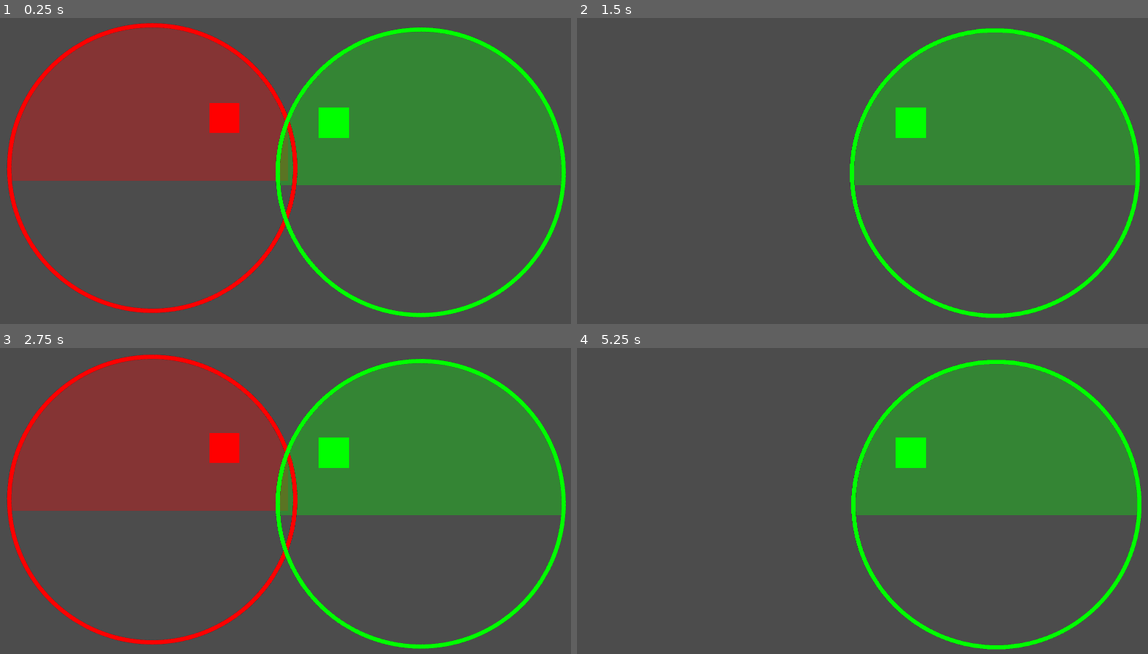
Above: before the commit, frames 1-4 (two rows, left to right).
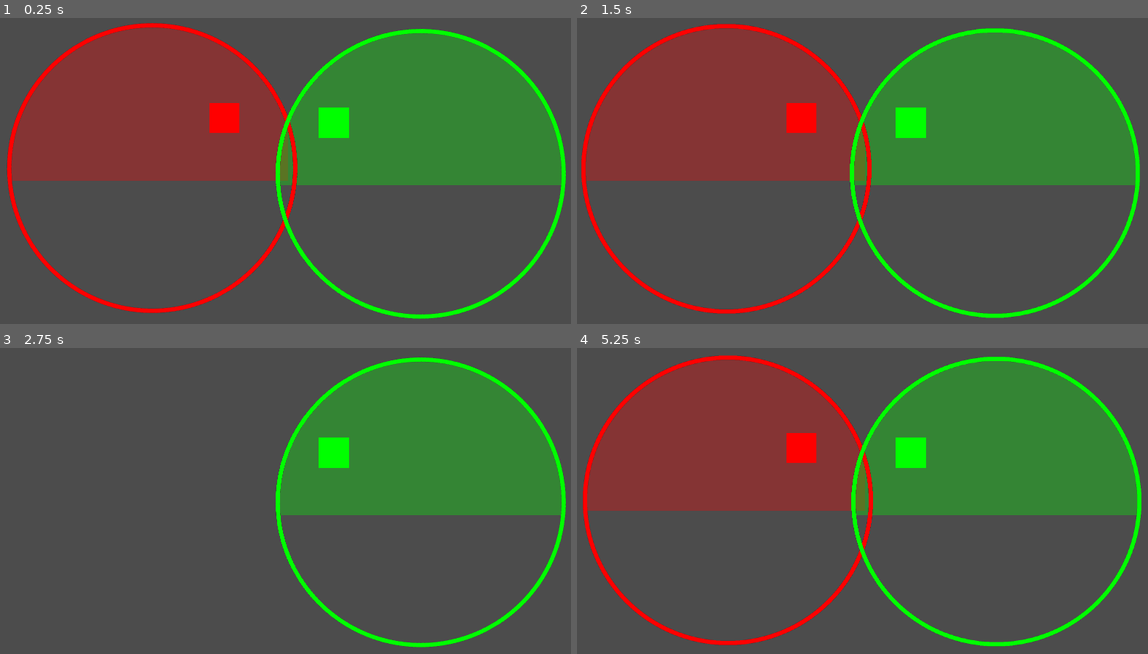
Above: after the commit, the same moments.

Repository: Option-2-Games/spectral-shift
Game: Godot game, scene res://tests/scenes/spectrum_merge_region/spectrum_merge_region_tester.tscn
The game is run twice, just before and just after one commit, with the same random seed, the same clock (stepped at 60 frames per second) and the same inputs. This scene is started directly instead of the project's main scene.
Inputs (mouse positions are in pixels of both pictures, inside the frame that each line leads up to):
- Up to frame 1 (0.25 s): no input
- Up to frame 2 (1.5 s): tap Enter (ui_accept) at 0.5, 0.77 s; move the mouse to (988, 152) at 0.52 s; hold Right (ui_right) 0.53-1.28 s; hold 1 (exclude_all_spectrums) 0.53-1.28 s; click (988, 152) at 0.67 s; move the mouse to (742, 186) at 1.27 s; hold Down (ui_down) from 1.28 s (still down); tap 4 (exclude_blue_spectrum) at 1.35 s
- Up to frame 3 (2.75 s): tap Enter (ui_accept) at 1.52 s; move the mouse to (342, 427) at 2.02 s; release Down (ui_down) at 2.03 s; hold Right (ui_right) from 2.03 s (still down); hold 3 (exclude_green_spectrum) from 2.03 s (still down)
- Up to frame 4 (5.25 s): move the mouse to (828, 565) at 2.77 s; release Right (ui_right) at 2.78 s; release 3 (exclude_green_spectrum) at 2.78 s; hold Up (ui_up) 2.78-3.53 s; tap 2 (exclude_red_spectrum) at 2.85 s; click (828, 565) at 2.92 s; tap Enter (ui_accept) at 3.02, 3.77, 4.52 s; move the mouse to (1033, 546) at 3.52 s; hold 7 (use_blue_spectrum) 3.53-4.28 s; hold Left (ui_left) 3.53-5.03 s; move the mouse to (685, 448) at 4.27 s; tap 6 (use_green_spectrum) at 4.35 s; move the mouse to (891, 497) at 5.02 s; hold Down (ui_down) from 5.03 s (still down); hold 5 (use_red_spectrum) from 5.03 s (still down); click (891, 497) at 5.17 s

The runs differ from the first frame. In frame 1, 1.4% of the frame differs, in the area x 48-100%, y 3-99%; in frame 2, 22%; in frame 3, 23%; in frame 4, 24%, in the area x 1-99%, y 2-99%.

Commit message:
Start creating player, removed spectrum check

Diff:
--- /dev/null
+++ b/objects/player.tscn
@@ -0,0 +1,34 @@
+[gd_scene load_steps=3 format=2]
+
+[ext_resource path="res://objects/spectrum_merge_region.tscn" type="PackedScene" id=1]
+
+[sub_resource type="RectangleShape2D" id=1]
+extents = Vector2( 75, 75 )
+
+[node name="Player" type="KinematicBody2D"]
+
+[node name="Collider" type="CollisionShape2D" parent="."]
+shape = SubResource( 1 )
+
+[node name="Body" type="Polygon2D" parent="."]
+polygon = PoolVector2Array( -75, -75, 75, -75, 75, 75, -75, 75 )
+
+[node name="RedRegion" parent="." instance=ExtResource( 1 )]
+collision_mask = 3
+
+[node name="Border" parent="RedRegion" index="1"]
+modulate = Color( 1, 0, 0, 1 )
+
+[node name="Region" parent="RedRegion/Border" index="0"]
+range_item_cull_mask = 2
+
+[node name="GreenRegion" parent="." instance=ExtResource( 1 )]
+
+[node name="Border" parent="GreenRegion" index="1"]
+modulate = Color( 1, 0, 0, 1 )
+
+[node name="Region" parent="GreenRegion/Border" index="0"]
+range_item_cull_mask = 2
+
+[editable path="RedRegion"]
+[editable path="GreenRegion"]
--- a/scripts/mergable.gd
+++ b/scripts/mergable.gd
@@ -6,27 +6,15 @@
 ## Number of regions that is merging this object
 var _merges_count: int = 0
 
-## This object's region as a bitwise int
-onready var _my_spectrum = get_collision_layer()
 
-
-func entered_merge_region(region_spectrum: int) -> void:
-	# Only affect matching spectrums
-	if region_spectrum != _my_spectrum:
-		return
-
-	# Merge
+func entered_merge_region() -> void:
 	_merges_count += 1
 	if _merges_count == 1:
 		self.set_collision_layer_bit(0, true)
 		self.set_collision_mask_bit(0, true)
 
 
-func exited_merge_region(region_spectrum: int) -> void:
-	# Only affect matching spectrums
-	if region_spectrum != _my_spectrum:
-		return
-
+func exited_merge_region() -> void:
 	if _merges_count > 0:
 		_merges_count -= 1
 	if _merges_count == 0:
--- a/scripts/spectrum_merge_region.gd
+++ b/scripts/spectrum_merge_region.gd
@@ -1,7 +1,4 @@
 extends Area2D
-
-## Region's spectrum as bitwise int
-onready var _region_spectrum = ($Border/Region as Light2D).get_item_cull_mask()
 
 
 ## Start spin animation
@@ -30,7 +27,7 @@
 ## @param object: object that entered
 func _handle_entered(object) -> void:
 	if object.has_method("entered_merge_region"):
-		object.entered_merge_region(_region_spectrum)
+		object.entered_merge_region()
 
 
 ## Handle objects exiting region
@@ -39,7 +36,7 @@
 ## @param object: object that exited
 func _handle_exited(object) -> void:
 	if object.has_method("exited_merge_region"):
-		object.exited_merge_region(_region_spectrum)
+		object.exited_merge_region()
 
 
 func _on_area_entered(area: Area2D) -> void:
--- a/tests/scenes/spectrum_merge_region/spectrum_merge_region_tester.gd
+++ b/tests/scenes/spectrum_merge_region/spectrum_merge_region_tester.gd
@@ -1,10 +1,10 @@
 extends Node2D
 
 # Components
-onready var _merge_region = $SpectrumMergeRegion
+onready var _merge_region = $RedRegion
 
 # Properties
-var _merge_region_open = false
+var _merge_region_open = true
 
 
 func _input(event: InputEvent) -> void:
--- a/tests/scenes/spectrum_merge_region/spectrum_merge_region_tester.tscn
+++ b/tests/scenes/spectrum_merge_region/spectrum_merge_region_tester.tscn
@@ -29,24 +29,24 @@
 margin_bottom = 595.0
 color = Color( 0, 1, 0, 0.317647 )
 
-[node name="SpectrumMergeRegion" parent="." instance=ExtResource( 1 )]
+[node name="RedRegion" parent="." instance=ExtResource( 1 )]
 position = Vector2( 525, 540 )
-collision_mask = 15
+collision_mask = 2
 
-[node name="Border" parent="SpectrumMergeRegion" index="1"]
+[node name="Border" parent="RedRegion" index="1"]
 modulate = Color( 1, 0, 0, 1 )
 
-[node name="Region" parent="SpectrumMergeRegion/Border" index="0"]
+[node name="Region" parent="RedRegion/Border" index="0"]
 range_item_cull_mask = 2
 
-[node name="SpectrumMergeRegion2" parent="." instance=ExtResource( 1 )]
+[node name="GreenRegion" parent="." instance=ExtResource( 1 )]
 position = Vector2( 1412, 554 )
-collision_mask = 15
+collision_mask = 4
 
-[node name="Border" parent="SpectrumMergeRegion2" index="1"]
+[node name="Border" parent="GreenRegion" index="1"]
 modulate = Color( 0, 1, 0, 1 )
 
-[node name="Region" parent="SpectrumMergeRegion2/Border" index="0"]
+[node name="Region" parent="GreenRegion/Border" index="0"]
 range_item_cull_mask = 4
 
 [node name="RedDummy" type="Area2D" parent="."]
@@ -87,5 +87,5 @@
 color = Color( 0, 1, 0, 1 )
 polygon = PoolVector2Array( 100, 0, 100, 100, 0, 100, 0, 0 )
 
-[editable path="SpectrumMergeRegion"]
-[editable path="SpectrumMergeRegion2"]
+[editable path="RedRegion"]
+[editable path="GreenRegion"]
